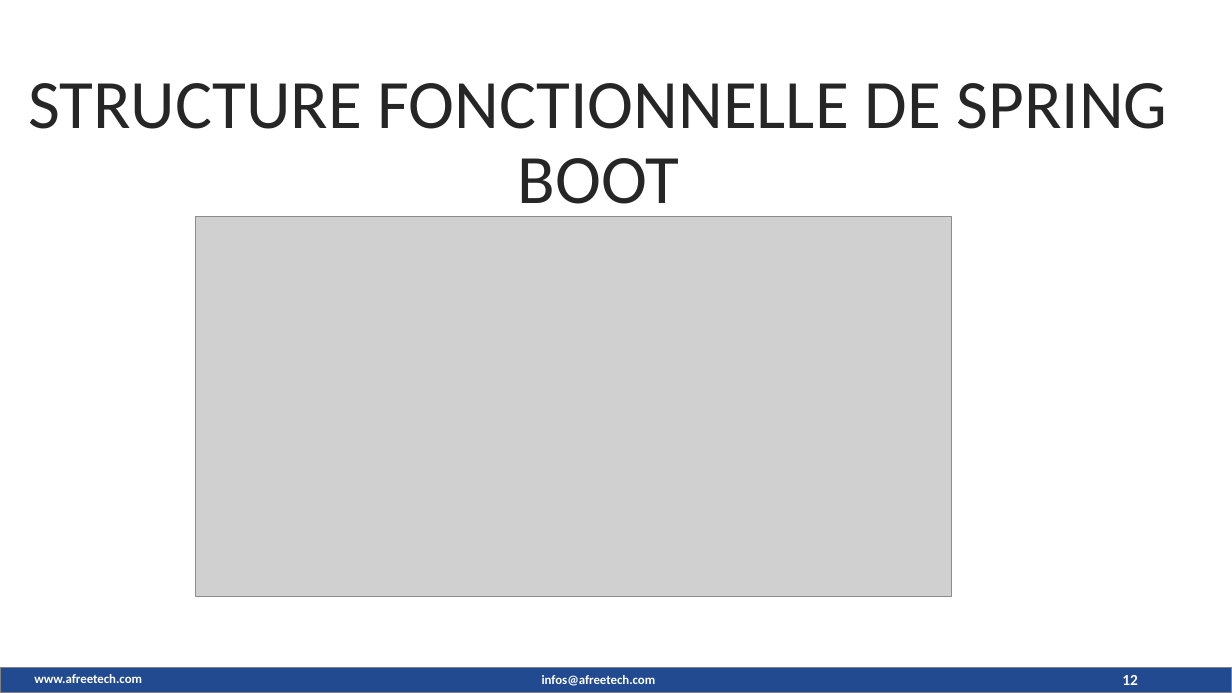
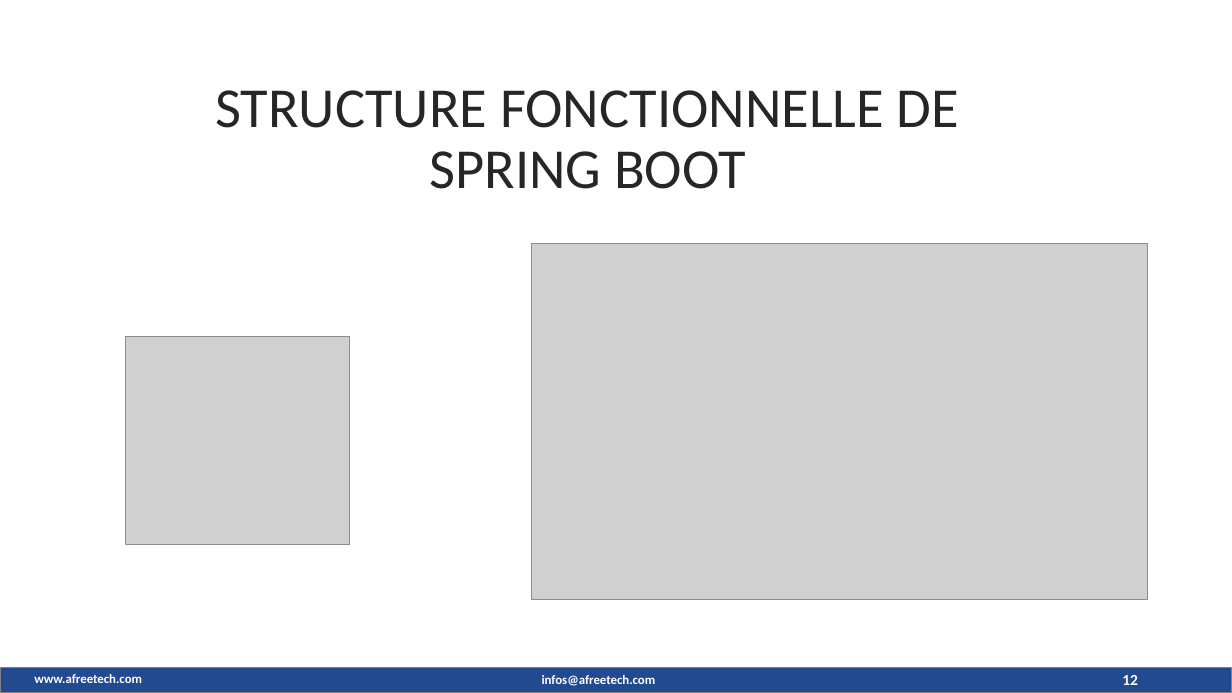
Before and after one commit to maximedorlin/maximedorlin, a slide deck: slide 12 of sprint boot.pptx. Drawn at 1232x693 pixels with LibreOffice and Linux fonts; fonts in the diff are those of the drawing; grey boxes stand for pictures; background and template pictures are left out. Boxes give left, top, right and bottom in pixels: in the first picture for what was removed or moved away, otherwise in the second. Text is boxed around its words. In the diff, an @@ line names an element or a change of style, - is before the commit and + after.

```diff
--- a/sprint boot.pptx
+++ b/sprint boot.pptx
@@ text "STRUCTURE FONCTIONNELLE DE SPRING BOOT": place and size @@
-text "STRUCTURE FONCTIONNELLE DE SPRING BOOT" at (28, 83, 1168, 221)
+text "STRUCTURE FONCTIONNELLE DE SPRING BOOT" at (215, 90, 959, 189)
@@ text "STRUCTURE FONCTIONNELLE DE SPRING BOOT" at (215, 90, 959, 189): size 54 to 44 pt @@
@@ picture removed at (195, 216, 952, 596) @@
@@ picture added at (531, 244, 1148, 600) @@
@@ picture added at (126, 337, 349, 545) @@
```
Also in this commit, not shown: 9 other slides changed, 5 slides added, 4 slides removed.
